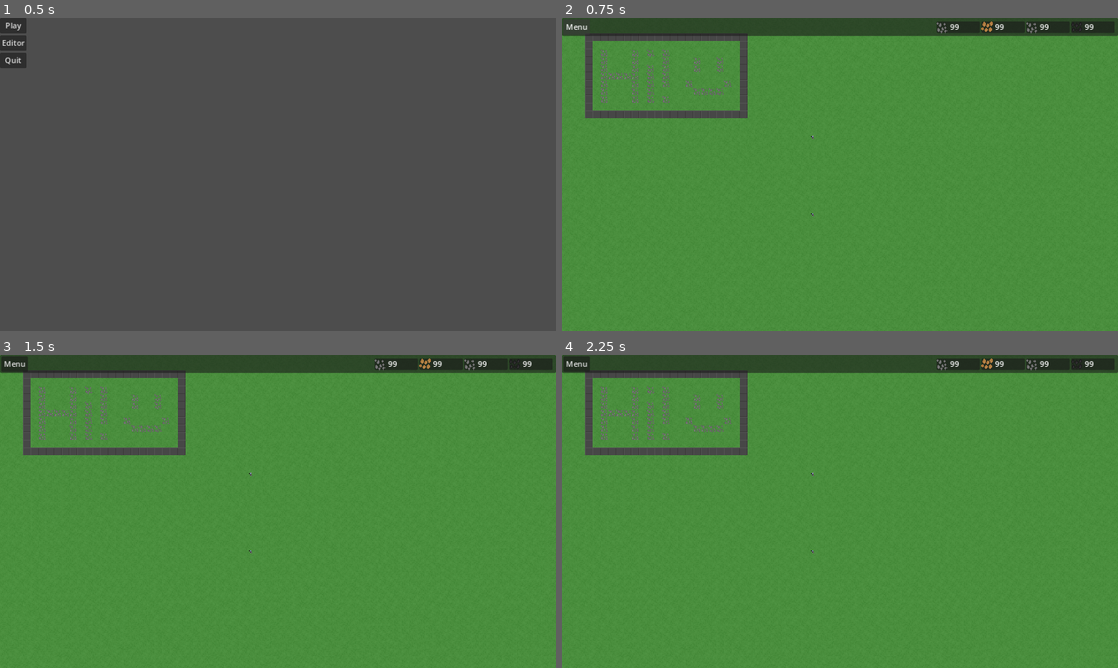
Above: before the commit, frames 1-4 (two rows, left to right).
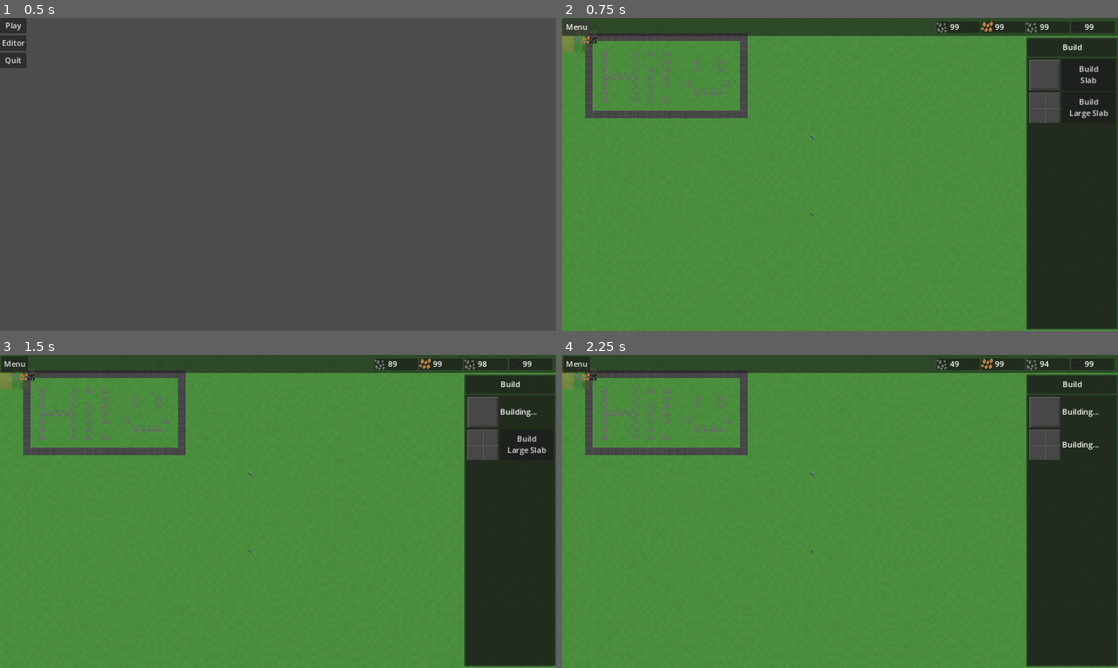
Above: after the commit, the same moments.

Repository: wssuomi/pirate-jam-14
Game: Godot game, scene res://scenes/main_menu.tscn
Two runs of this game, one before a commit and one after it. Both use one fixed random seed, a clock stepped at 60 frames per second and the inputs below.
Inputs (mouse positions are in pixels of both pictures, inside the frame that each line leads up to):
- Up to frame 1 (0.5 s): no input
- Up to frame 2 (0.75 s): click "Play" at 0.5 s
- Up to frame 3 (1.5 s): click (528, 411) at 1.25 s, where only the run after the commit has a clickable "Build Slab"
- Up to frame 4 (2.25 s): click (1090, 445) at 2 s, where only the run after the commit has a clickable "Build Large Slab"

Frame 1 is identical in both runs. In frame 2, 16% of the frame differs, in the area x 0-100%, y 3-100%; in frame 3, 16%; in frame 4, 16%, in the area x 0-100%, y 2-100%.

Commit message:
added big building placing

Diff:
--- a/scenes/game.tscn
+++ b/scenes/game.tscn
@@ -8,6 +8,10 @@
 [sub_resource type="AtlasTexture" id="AtlasTexture_mpe62"]
 atlas = ExtResource("3_ee80l")
 region = Rect2(0, 64, 16, 16)
+
+[sub_resource type="AtlasTexture" id="AtlasTexture_1to33"]
+atlas = ExtResource("3_ee80l")
+region = Rect2(0, 80, 32, 32)
 
 [sub_resource type="AtlasTexture" id="AtlasTexture_trr3j"]
 atlas = ExtResource("3_ee80l")
@@ -53,13 +57,13 @@
 4:3/0 = 0
 5:3/0 = 0
 0:4/0 = 0
+0:5/0 = 0
+1:5/0 = 0
+1:6/0 = 0
+0:6/0 = 0
 
 [sub_resource type="TileSet" id="TileSet_aha5v"]
 sources/0 = SubResource("TileSetAtlasSource_vnpe4")
-
-[sub_resource type="AtlasTexture" id="AtlasTexture_gjrv5"]
-atlas = ExtResource("3_ee80l")
-region = Rect2(0, 64, 16, 16)
 
 [sub_resource type="StyleBoxFlat" id="StyleBoxFlat_jpkq7"]
 bg_color = Color(0, 0, 0, 0)
@@ -91,7 +95,6 @@
 size_flags_vertical = 4
 
 [node name="SideBarBuild" type="Control" parent="CanvasLayer"]
-visible = false
 layout_mode = 3
 anchors_preset = 0
 offset_left = 962.0
@@ -163,6 +166,36 @@
 one_shot = true
 
 [node name="Label" type="Label" parent="CanvasLayer/SideBarBuild/BuildOptions/VBoxContainer/Slab"]
+visible = false
+layout_mode = 2
+size_flags_horizontal = 4
+mouse_filter = 1
+text = "Building..."
+
+[node name="LargeSlab" type="HBoxContainer" parent="CanvasLayer/SideBarBuild/BuildOptions/VBoxContainer"]
+layout_mode = 2
+size_flags_horizontal = 0
+size_flags_vertical = 4
+
+[node name="Picture" type="TextureRect" parent="CanvasLayer/SideBarBuild/BuildOptions/VBoxContainer/LargeSlab"]
+texture_filter = 1
+custom_minimum_size = Vector2(64, 64)
+layout_mode = 2
+size_flags_horizontal = 4
+size_flags_vertical = 4
+texture = SubResource("AtlasTexture_1to33")
+
+[node name="Button" type="Button" parent="CanvasLayer/SideBarBuild/BuildOptions/VBoxContainer/LargeSlab"]
+custom_minimum_size = Vector2(110, 0)
+layout_mode = 2
+mouse_filter = 1
+text = "Build
+Large Slab"
+
+[node name="Timer" type="Timer" parent="CanvasLayer/SideBarBuild/BuildOptions/VBoxContainer/LargeSlab"]
+one_shot = true
+
+[node name="Label" type="Label" parent="CanvasLayer/SideBarBuild/BuildOptions/VBoxContainer/LargeSlab"]
 visible = false
 layout_mode = 2
 size_flags_horizontal = 4
@@ -385,17 +418,16 @@
 layer_3/tile_data = PackedInt32Array()
 
 [node name="PreviewTile" type="TextureRect" parent="."]
-visible = false
 texture_filter = 1
 offset_left = -39.0
 offset_top = 6.0
 offset_right = -23.0
 offset_bottom = 22.0
-texture = SubResource("AtlasTexture_gjrv5")
 stretch_mode = 3
 
 [node name="Border" type="Panel" parent="PreviewTile"]
 show_behind_parent = true
+custom_minimum_size = Vector2(16, 16)
 layout_mode = 0
 offset_left = -1.0
 offset_top = -1.0
@@ -408,6 +440,8 @@
 [connection signal="mouse_exited" from="CanvasLayer/SideBarBuild" to="." method="_on_mouse_exited_ui"]
 [connection signal="pressed" from="CanvasLayer/SideBarBuild/BuildOptions/VBoxContainer/Slab/Button" to="." method="_on_slab_button_pressed"]
 [connection signal="timeout" from="CanvasLayer/SideBarBuild/BuildOptions/VBoxContainer/Slab/Timer" to="." method="_on_slab_timer_timeout"]
+[connection signal="pressed" from="CanvasLayer/SideBarBuild/BuildOptions/VBoxContainer/LargeSlab/Button" to="." method="_on_large_slab_button_pressed"]
+[connection signal="timeout" from="CanvasLayer/SideBarBuild/BuildOptions/VBoxContainer/LargeSlab/Timer" to="." method="_on_large_slab_timer_timeout"]
 [connection signal="mouse_entered" from="CanvasLayer/SideBarUnitAction" to="." method="_on_mouse_entered_ui"]
 [connection signal="mouse_exited" from="CanvasLayer/SideBarUnitAction" to="." method="_on_mouse_exited_ui"]
 [connection signal="pressed" from="CanvasLayer/SideBarUnitAction/Actions/VBoxContainer/Move" to="." method="_on_move_pressed"]
--- a/scripts/Game.gd
+++ b/scripts/Game.gd
@@ -12,17 +12,20 @@
 @onready var move = $CanvasLayer/SideBarUnitAction/Actions/VBoxContainer/Move
 @onready var side_bar_build = $CanvasLayer/SideBarBuild
 @onready var side_bar_unit_action = $CanvasLayer/SideBarUnitAction
+@onready var large_slab = $CanvasLayer/SideBarBuild/BuildOptions/VBoxContainer/LargeSlab
 
 const GRID_WIDTH = 128
 const GRID_HEIGHT = 128
 const Tile = preload("res://scripts/Tile.gd").Tile
 const INFANTRY = preload("res://scenes/infantry.tscn")
 
+
 enum Modes {Normal, Place, MoveUnit, UnitSelected}
-enum Buildings {None, Slab}
+enum Buildings {None, Slab, LargeSlab}
 enum BuildingStates {None, Building, Waiting, Placing}
 enum Units {Infantry}
 
+var tiles_texture = preload("res://assets/map_tiles.png")
 var paused = false
 var tiles = {}
 var units = {}
@@ -37,11 +40,14 @@
 var iron = 99
 var mode = 0
 var building = Buildings.None
-var building_tiles: Dictionary = {"slab":Vector2i(0,4)}
+var building_tiles: Dictionary = {"slab":Vector2i(0,4),"large_slab":[Vector2i(0,5),Vector2i(1,5),Vector2i(0,6),Vector2i(1,6)]}
 var slab_cost: Array[int] = [0,1,10]
 var slab_state: BuildingStates = BuildingStates.None
+var large_slab_state: BuildingStates = BuildingStates.None
+var large_slab_cost: Array[int] = [0,4,40]
 var mouse_on_ui: bool = false
 var selected_unit = null
+var preview_atlas: AtlasTexture = AtlasTexture.new()
 
 signal building_placed
 
@@ -90,13 +96,14 @@
 	return loaded_tiles
 
 func _ready():
+	preview_atlas.atlas = tiles_texture
+	preview_tile.texture = preview_atlas
 	connect("building_placed",_on_building_placed)
 	tiles = load_map()
 	draw_map_tiles()
 	update_labels()
 	spawn_unit(Units.Infantry, Vector2i(32,15))
 	spawn_unit(Units.Infantry, Vector2i(32,25))
-
 
 func draw_map_tiles() -> void:
 	for tile in tiles.values():
@@ -134,14 +141,26 @@
 				if Input.is_action_pressed("place_tile") and not mouse_on_ui:
 					var pos: Vector2i = map.local_to_map(get_global_mouse_position())
 					if pos.x >= 0 and pos.x < GRID_WIDTH and pos.y >= 0 and pos.y < GRID_HEIGHT:
-						var tile: Tile = tiles[pos]
 						match building:
 							Buildings.Slab:
-								tile.ground_sprite = building_tiles["slab"]
+								var tile: Tile = tiles[pos]
+								if check_tile_able_to_build_slab(tiles[pos]):
+									tile.building_sprite = building_tiles["slab"]
+									emit_signal("building_placed")
+									update_tile(tile)
+							Buildings.LargeSlab:
+								var required_tiles_positions: Array[Vector2i] = [pos, pos + Vector2i(0,1),pos + Vector2i(1,0),pos + Vector2i(1,1)]
+								for p in required_tiles_positions:
+									if not (p.x >= 0 and p.x < GRID_WIDTH and p.y >= 0 and p.y < GRID_HEIGHT):
+										return
+									if not check_tile_able_to_build_slab(tiles[p]):
+										return
+								for n in range(len(required_tiles_positions)):
+									tiles[required_tiles_positions[n]].building_sprite = building_tiles["large_slab"][n]
+									update_tile(tiles[required_tiles_positions[n]])
 								emit_signal("building_placed")
 							Buildings.None:
 								pass
-						update_tile(tile)
 		Modes.MoveUnit:
 			if event is InputEventMouseButton:
 				if Input.is_action_just_pressed("select_unit_location") and not mouse_on_ui:
@@ -183,9 +202,14 @@
 			else:
 				print("not enough resources")
 		BuildingStates.Waiting:
+			if building != Buildings.None:
+				return
 			slab_state = change_state_to(BuildingStates.Placing, slab)
 			building = Buildings.Slab
+			update_preview_tile()
 		BuildingStates.Placing:
+			if building != Buildings.Slab:
+				return
 			slab_state =  change_state_to(BuildingStates.Waiting, slab)
 			change_mode_to(Modes.Normal)
 			building = Buildings.None
@@ -227,23 +251,26 @@
 	match next_mode:
 		Modes.Normal:
 			mode = Modes.Normal
-			preview_tile.hide()
+			hide_building_preview()
 			building = Buildings.None
 		Modes.Place:
 			mode = Modes.Place
-			preview_tile.show()
+			show_building_preview()
 		Modes.MoveUnit:
 			mode = Modes.MoveUnit
-			preview_tile.hide()
+			hide_building_preview()
 		Modes.UnitSelected:
 			mode = Modes.UnitSelected
-			preview_tile.hide()
+			hide_building_preview()
 
 func _on_building_placed():
 	match building:
 		Buildings.Slab:
 			change_mode_to(Modes.Normal)
 			slab_state = change_state_to(BuildingStates.None, slab)
+		Buildings.LargeSlab:
+			change_mode_to(Modes.Normal)
+			large_slab_state = change_state_to(BuildingStates.None, large_slab)
 	building = Buildings.None
 
 func _on_mouse_entered_ui():
@@ -279,3 +306,56 @@
 		Modes.MoveUnit:
 			change_mode_to(Modes.UnitSelected)
 			move.text = "Move"
+
+func check_tile_able_to_build_slab(tile: Tile):
+	if tile.building_sprite == Vector2i(-1,-1):
+		return true
+	return false
+
+func _on_large_slab_button_pressed():
+	match large_slab_state:
+		BuildingStates.None:
+			if check_resources(slab_cost):
+				large_slab_state = change_state_to(BuildingStates.Building, large_slab)
+				copper -= large_slab_cost[0]
+				iron -= large_slab_cost[1]
+				stone -= large_slab_cost[2]
+				update_labels()
+			else:
+				print("not enough resources")
+		BuildingStates.Waiting:
+			if building != Buildings.None:
+				return
+			large_slab_state = change_state_to(BuildingStates.Placing, large_slab)
+			building = Buildings.LargeSlab
+			update_preview_tile()
+		BuildingStates.Placing:
+			if building != Buildings.LargeSlab:
+				return
+			large_slab_state =  change_state_to(BuildingStates.Waiting, large_slab)
+			change_mode_to(Modes.Normal)
+			building = Buildings.None
+
+func _on_large_slab_timer_timeout():
+	large_slab_state = change_state_to(BuildingStates.Waiting, large_slab)
+
+func show_building_preview():
+	preview_tile.show()
+
+func hide_building_preview():
+	preview_tile.hide()
+
+func update_preview_tile():
+	match building:
+		Buildings.Slab:
+			#preview_atlas.region = Rect2(
+				#building_tiles["slab"].x * 16,
+				#building_tiles["slab"].y * 16,
+				#16,16)
+			preview_tile.get_child(0).custom_minimum_size = Vector2i(0,0)
+		Buildings.LargeSlab:
+			#preview_atlas.region = Rect2(
+				#building_tiles["large_slab"][0].x * 16,
+				#building_tiles["large_slab"][0].y * 16,
+				#32,32)
+			preview_tile.get_child(0).custom_minimum_size = Vector2i(34,34)
Binary file changed: assets/map_tiles.png
